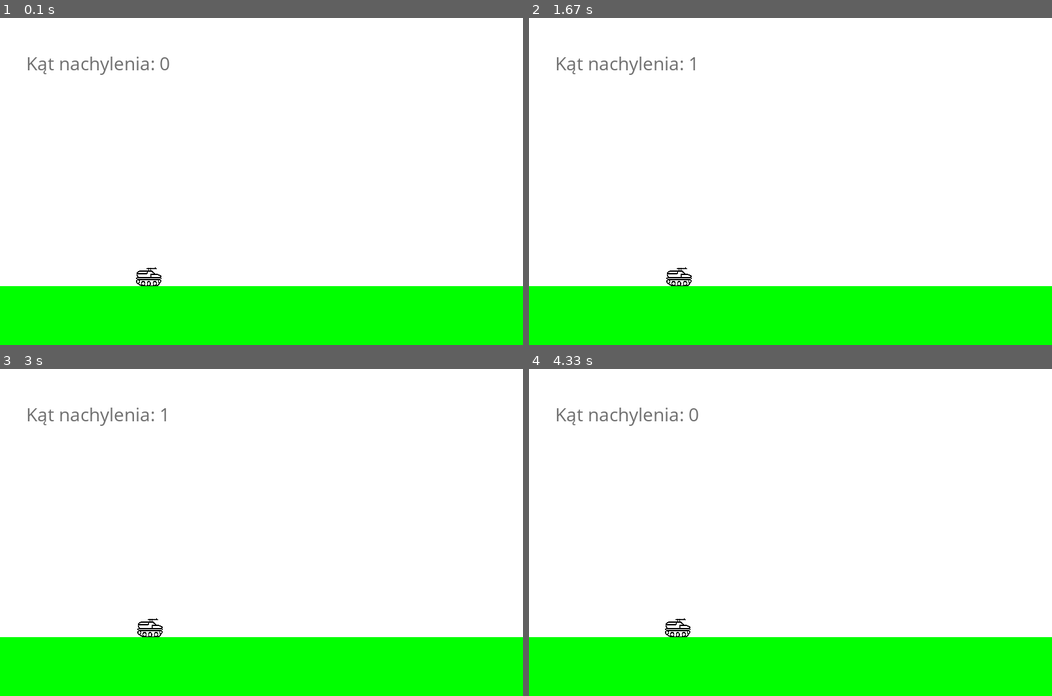
Above: before the commit, frames 1-4 (two rows, left to right).
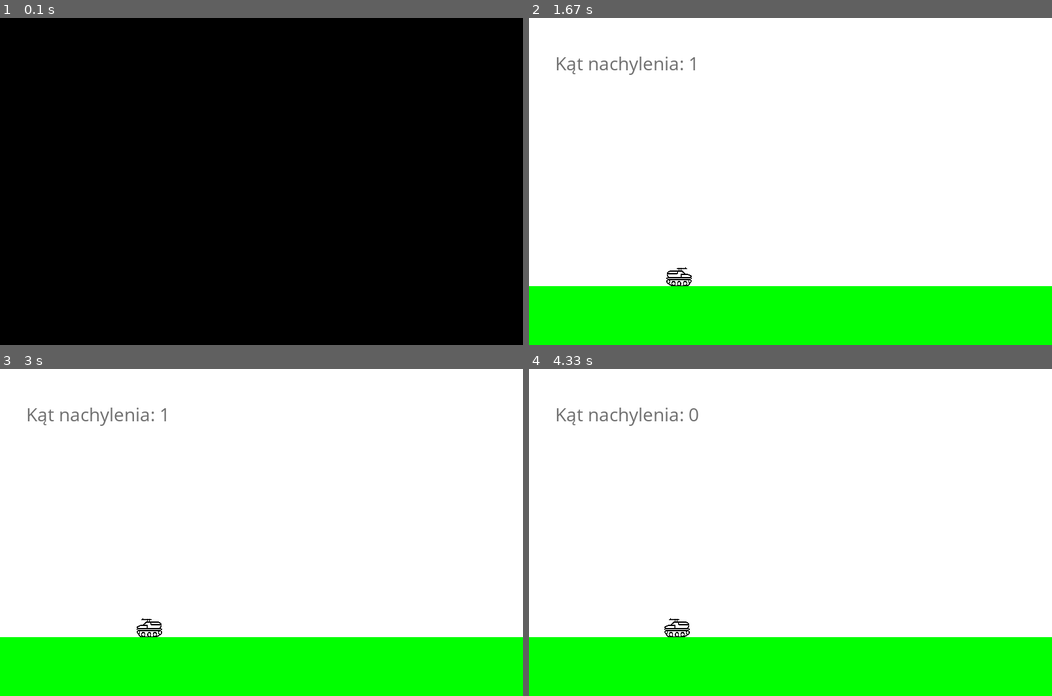
Above: after the commit, the same moments.

Repository: pkiczko/pythoon_sroda
Game: pygame game, started from tanks/image_pygame.py
The game is run twice, just before and just after one commit, with the same random seed, the same clock (stepped at 60 frames per second) and the same inputs.
Inputs:
- Up to frame 1 (0.1 s): no input
- Up to frame 2 (1.67 s): tap Space at 0.33 s; hold Right 0.67-1.13 s; hold Up 1.17-1.53 s; hold Right from 1.57 s (still down)
- Up to frame 3 (3 s): release Right at 2.07 s; hold Left 2.1-2.75 s; hold Down from 2.78 s (still down)
- Up to frame 4 (4.33 s): release Down at 3.5 s; hold Left 3.53-4.28 s; hold Up from 4.32 s (still down)

The runs differ from the first frame. In frame 1, 100% of the frame differs, in the area x 0-100%, y 0-100%; in frame 2, nothing differs; in frame 3, 0.1%; in frame 4, 0.1%.

Commit message:
dzwieki dodane

Diff:
--- a/tanks/image_pygame.py
+++ b/tanks/image_pygame.py
@@ -1,8 +1,15 @@
-import pygame
+import sys, pygame, pygame.mixer
+from pygame.locals import *
 from random import random
 
 # uruchomienie biblioteki pygame
 pygame.init()
+
+#Zegar
+clock = pygame.time.Clock()
+
+#pociski
+pociski = []
 
 # zdefiniowane kolory
 white = (255, 255, 255)
@@ -11,6 +18,7 @@
 # rozmiar okna
 X = 800
 Y = 500
+kierunek_czolgu = True #True dla kierunek prawo, False dla kierunek lewo
 
 # stworzenie okna o wymiarach X, Y
 display_surface = pygame.display.set_mode((X, Y ))
@@ -21,6 +29,9 @@
 # stworzenie obiektu na płaszczyźnie okna
 tank = pygame.image.load(r'tank.png')   #przypisanie zmiennej tank zdjecia
 tank = pygame.transform.scale(tank, (40, 30))  #zmiana rozmiaru zdjecia do 40 na 30 pikseli
+pocisk = pygame.draw.circle(display_surface, rosso, (100,100), 20)
+strzal = pygame.mixer.Sound("sf_cannon_01.mp3")
+
 #zmienne mówiące o początkowej pozycji czołgu
 
 minx = 20
@@ -33,7 +44,7 @@
 nachylenie = 0
 pygame.font.init()
 myfont = pygame.font.SysFont('Comic Sans MS', 30)
-textsurface = myfont.render('Kąt nachylenia: {}'.format(nachylenie), True, (111,111, 111))
+textsurface = myfont.render('Kąt nachylenia: {}'.format(nachylenie), True, (155,155,155))
 
 # niekończąca się pętla
 
@@ -41,45 +52,71 @@
 
     # wypełnienie okna kolorem białym
     display_surface.fill(white)
-
+    pygame.draw.rect(display_surface,green,[00,410,800,100])
     # kopiowanie obiektu do płaszczyzny na pozycję
     #(tank_pos_x, tank_pos_y)
     display_surface.blit(tank, (tank_pos_x, tank_pos_y))
     display_surface.blit(textsurface, (40, 50))
 
-    pygame.draw.rect(display_surface,green,[00,410,800,100])
 
+    #move_ticker = 0
+    predkosc = 1
+    pressed = False
     # pętla przez zdarzenia (np naciśnięcie klawisza)
     for event in pygame.event.get() :
         if event.type == pygame.KEYDOWN: #nasłuchiwanie klawiszy
             if event.key == pygame.K_SPACE: #jeśli spacja naciśnięta to:
                 print("BOOM!")
+                strzal.play()
                 pygame.draw.rect(display_surface,rosso,[100,100,100,100])
+
             if event.key == pygame.K_UP:
-                print("UP")
-                nachylenie += 1
+                if nachylenie == 90:
+                    print("Osiągnęto maksymalne nachylenie!")
+                else:
+                    nachylenie += predkosc
+                    if nachylenie > 90: #w razie przekroczenia 180 stopni
+                        nachylenie = 90
+                    predkosc *= 4
+                    textsurface = myfont.render('Kąt nachylenia: {}'.format(nachylenie), True, (111,111, 111))
+            else:
+                predkosc = 1
+
+            if event.key == pygame.K_DOWN:
+                if nachylenie == 0:
+                    print("Osiągnęto minimalne nachylenie!")
+                else:
+                    nachylenie -= predkosc
+                    if nachylenie < 0: #w razie przekroczenia 180 stopni
+                        nachylenie = 0
+                    predkosc *= 4
+                    textsurface = myfont.render('Kąt nachylenia: {}'.format(nachylenie), True, (111,111, 111))
+            else:
+                predkosc = 1
+            '''if (event.key == pygame.K_DOWN and event.key == pygame.K_LSHIFT):
+                nachylenie -= 10
                 textsurface = myfont.render('Kąt nachylenia: {}'.format(nachylenie), True, (111,111, 111))
-            if event.key == pygame.K_DOWN:
-                nachylenie += -1
-                textsurface = myfont.render('Kąt nachylenia: {}'.format(nachylenie), True, (111,111, 111))
+            '''
             if event.key == pygame.K_LEFT:
-                print("LEFT")
+                if kierunek_czolgu == True: #jesli obrocony w prawo
+                    tank = pygame.transform.flip(tank, True, False)
+                    kierunek_czolgu = False #obracamy czołg
+                    #display_surface.blit(tank, (tank_pos_x, tank_pos_y))
                 tank_pos_x+=-2
             if event.key == pygame.K_RIGHT:
-                print("RIGHT")
+                if kierunek_czolgu == False: #jesli obrocony w lewo
+                    tank = pygame.transform.flip(tank, True, False)
+                    kierunek_czolgu = True  #obracamy czołg
+                    #display_surface.blit(tank, (tank_pos_x, tank_pos_y))
                 tank_pos_x+=2
-
-        #
-        if event.type == pygame.QUIT :
-
-            # odłączenie biblioteki pygame
-            pygame.quit()
+            if event.key == pygame.K_F4: #przy nacisnieciu F4 wychodzi z gry
+                # odłączenie biblioteki pygame
+                pygame.quit()
 
             # wyjście z programu
-            quit()
+                quit()
 
         #ustawienie zegara
-        clock = pygame.time.Clock()
-        clock.tick(175)
+        clock.tick(10)
         # rysowanie obiektów na ekranie
         pygame.display.update()
Not shown, added: tanks/sf_cannon_01.mp3
